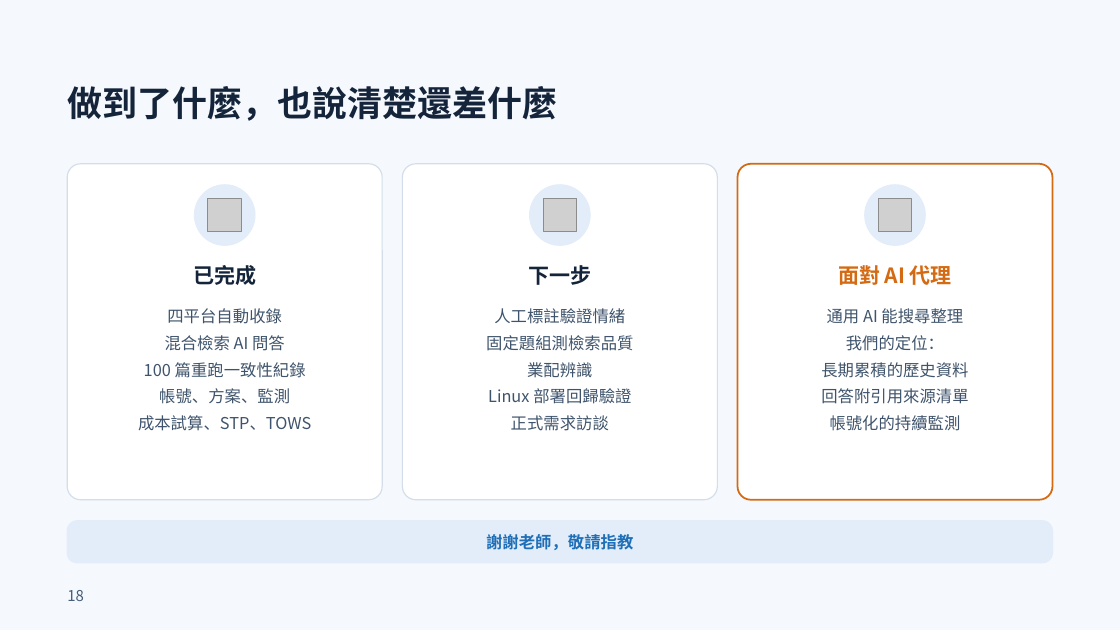
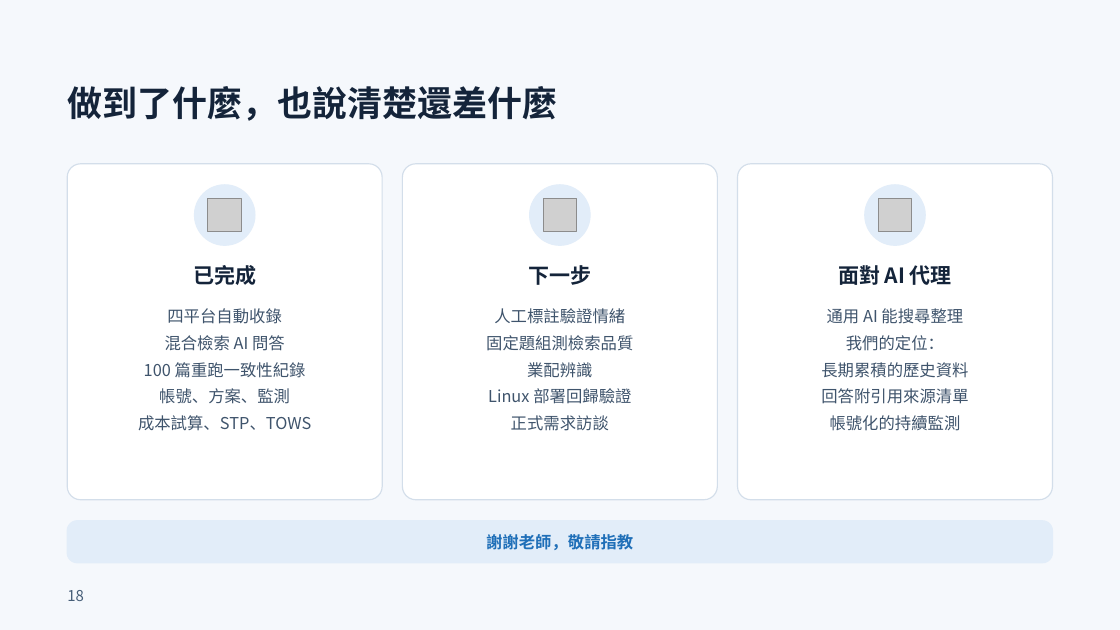
Before and after one commit to xujiaquan05/115405, a slide deck: slide 18 of output/ppt-review-20261011/final/MeBOD_複審簡報_第二輪修訂版.pptx. Drawn at 1120x630 pixels with LibreOffice and Linux fonts; fonts in the diff are those of the drawing; grey boxes stand for pictures. Boxes give left, top, right and bottom in pixels: in the first picture for what was removed or moved away, otherwise in the second. Text is boxed around its words. In the diff, an @@ line names an element or a change of style, - is before the commit and + after.

```diff
--- a/output/ppt-review-20261011/final/MeBOD_複審簡報_第二輪修訂版.pptx
+++ b/output/ppt-review-20261011/final/MeBOD_複審簡報_第二輪修訂版.pptx
@@ rounded rectangle at (738, 164, 1053, 500): outline #D46A12 1.5 pt to #D3DEEA 1 pt @@
@@ text "面對 AI 代理" at (838, 262, 952, 288): text colour #D46A12 to #14243A @@
```
Also in this commit, not shown: 4 other slides changed, 2 other files.
